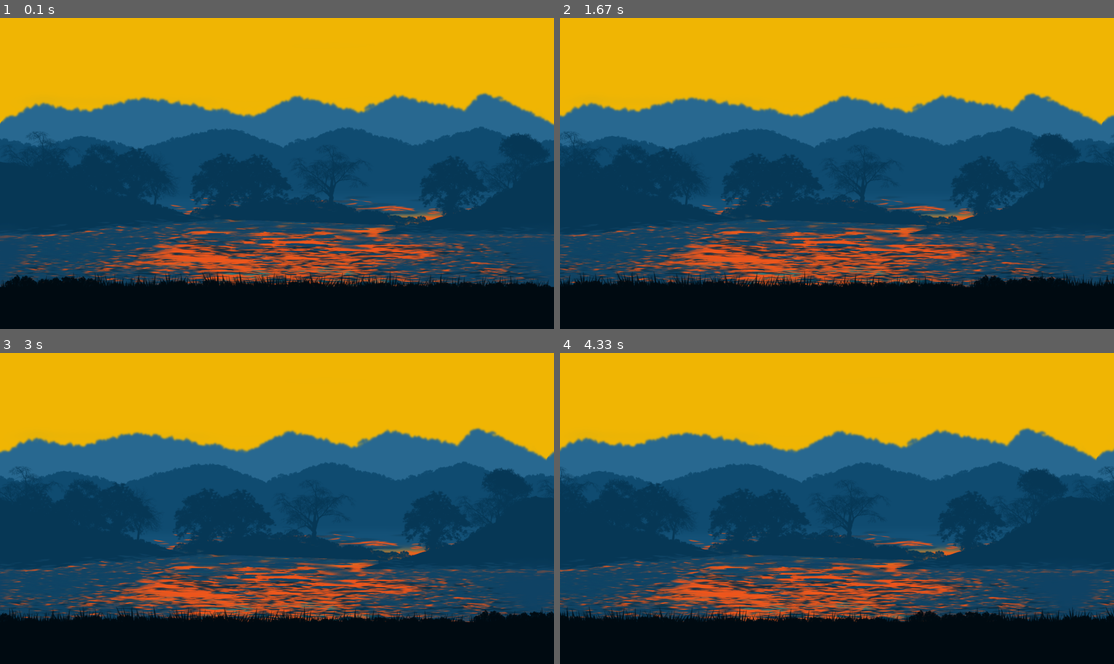
Above: before the commit, frames 1-4 (two rows, left to right).
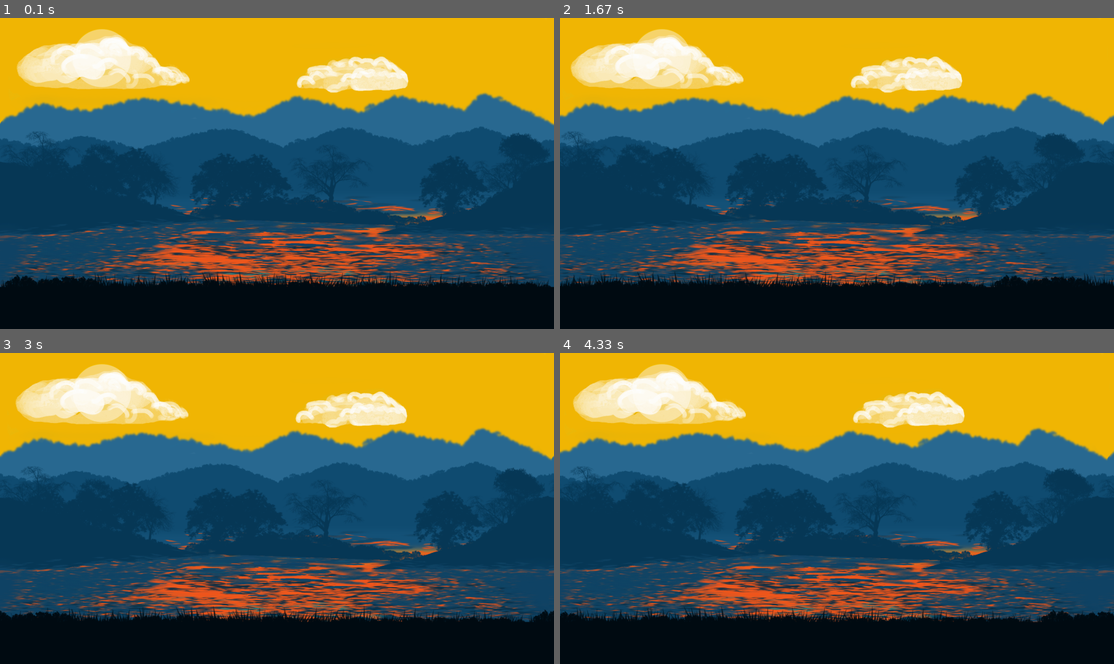
Above: after the commit, the same moments.

Repository: Club-Tony/CS50-Final.github.io
Game: pygame game, started from CS50-Final-Pygame/pygameTesting.py
The game is run twice, just before and just after one commit, with the same random seed, the same clock (stepped at 60 frames per second) and the same inputs.
Inputs:
- Up to frame 1 (0.1 s): no input
- Up to frame 2 (1.67 s): hold A 0.33-0.8 s; hold Right 0.33-0.8 s; hold Right 0.83-1.3 s; hold D from 1.33 s (still down)
- Up to frame 3 (3 s): release D at 1.8 s; hold Left 1.83-2.37 s; hold A 2.4-2.8 s; hold Right from 2.83 s (still down)
- Up to frame 4 (4.33 s): release Right at 3.47 s; hold A 3.5-3.97 s; hold Right from 4 s (still down)

The runs differ from the first frame. In frame 1, 5.7% of the frame differs, in the area x 3-74%, y 3-25%; in frame 2, 15%; in frame 3, 19%; in frame 4, 23%, in the area x 0-100%, y 3-87%.

Commit message:
before changing blits to fiddle with toggle fullscreen

Diff:
--- a/CS50-Final-Pygame/pygameTesting.py
+++ b/CS50-Final-Pygame/pygameTesting.py
@@ -1,4 +1,6 @@
+# import pygame library, also sys to allow for smooth program termination and cleanup operations
 import pygame
+import sys
 
 # initialize all pygame modules
 pygame.init()
@@ -7,22 +9,33 @@
 clock = pygame.time.Clock()
 FPS = 60
 
-# Set display size and name it (setting )
+# get display info/set default width/height of game screen
+resolution = pygame.display.Info()
+
 screen_width = 1920
 screen_height = 1080
 
+# if user resolution is lower than default, change it
+if resolution.current_w < 1920 and resolution.current_h < 1080:
+    screen_width = resolution.current_w
+    screen_height = resolution.current_h
+
+# set display, name display
 screen = pygame.display.set_mode((screen_width, screen_height))
 pygame.display.set_caption("Sunset Run")
 
+# fullscreen check variable so I can toggle between fs and windowed in game loop
+not_fullscreen = False
+
 # define game variables(scrolling)
 scroll = 0
 
 # load ground background layers so they can be set manually at different speeds (7.png, 8.png)
-ground_image_1 = pygame.image.load("C:\\Users\\Davey\\Documents\\GitHub\\CS50-Final.github.io\\CS50-Final-Pygame\\Island\\Layers\\L5.png").convert_alpha()
-
-# get ground background width and height, just getting for ground_image_1 cause 1 and 2 should be the same
-ground_width = ground_image_1.get_width()
-ground_height = ground_image_1.get_height()
+ground_image = pygame.image.load("C:\\Users\\Davey\\Documents\\GitHub\\CS50-Final.github.io\\CS50-Final-Pygame\\Island\\Layers\\L5.png").convert_alpha()
+
+# get ground background width and height
+ground_width = ground_image.get_width()
+ground_height = ground_image.get_height()
 
 # load water layers
 water_mountains = pygame.image.load("C:\\Users\\Davey\\Documents\\GitHub\\CS50-Final.github.io\\CS50-Final-Pygame\\Island\\Layers\\L3.png").convert_alpha()
@@ -32,6 +45,21 @@
 water_trees = pygame.image.load("C:\\Users\\Davey\\Documents\\GitHub\\CS50-Final.github.io\\CS50-Final-Pygame\\Island\\Layers\\L4.png").convert_alpha()
 water_trees_width = water_trees.get_width()
 water_trees_height = water_trees.get_height()
+
+# load custom L2 (clouds) note: made clouds with GIMP software to adjust transparency so it worked seamlessly
+clouds = pygame.image.load("C:\\Users\\Davey\\Documents\\GitHub\\CS50-Final.github.io\\CS50-Final-Pygame\\Island\\Layers\\L2.png").convert_alpha()
+clouds_width = clouds.get_width()
+clouds_height = clouds.get_height()
+
+# load mountains background (L1.png)
+far_mountains = pygame.image.load("C:\\Users\\Davey\\Documents\\GitHub\\CS50-Final.github.io\\CS50-Final-Pygame\\Island\\Layers\\L1.png").convert_alpha()
+far_mountains_width = far_mountains.get_width()
+far_mountains_height = far_mountains.get_height()
+
+# load sun
+sun = pygame.image.load("C:\\Users\\Davey\\Documents\\GitHub\\CS50-Final.github.io\\CS50-Final-Pygame\\Island\\Layers\\L6.png").convert_alpha()
+sun_width = sun.get_width()
+sun_height = sun.get_height()
 
 # load in background images, create list, loop, load image layers
 # blank list
@@ -55,7 +83,7 @@
 def draw_background():
     # x variable loop so images draw next to eachother
     # note: range is number of each layer being loaded, so in this case getting to 25 can be the end of game
-    for x in range(26):
+    for x in range(101):
         # set different speeds of background layers to create parallax effect,
         # scroll * speed so scroll variable will be adjusted based on speed that each image is set to
         speed = 0.5
@@ -66,19 +94,31 @@
             speed += 0.3
 
 # draw ground images onto screen, they will be moving at a different speed so doing separately
-# range of 26 since game stops scrolling further right at 25 range (36,000 pixels)
+# range of 101 since game stops scrolling further right at 100 range (192,000 pixels)
 def draw_ground():
-    for x in range(26):
-        screen.blit(ground_image_1, ((x * ground_width) - scroll * 6, 0))
+    for x in range(101):
+        screen.blit(ground_image, ((x * ground_width) - scroll * 6, 0))
 
 # draw the 2 different water images onto screen
 def draw_water_mountains():
-    for x in range (26):
+    for x in range (101):
         screen.blit(water_mountains, ((x * water_mountains_width) - scroll * 1.2, 0))
 
 def draw_water_trees():
-    for x in range (26):
+    for x in range (101):
         screen.blit(water_trees, ((x * water_trees_width) - scroll * 1.2, 0))
+
+# draw clouds and sun (edited these to scale/make transparent through gimp)
+def draw_clouds():
+    for x in range (101):
+        screen.blit(clouds, ((x * clouds_width) - scroll * 0.3, 0))
+
+def draw_sun():
+    for x in range (101):
+        screen.blit(sun, ((x * sun_width) - scroll * 0.00001, 0))
+
+# make list of loaded images to simplify transform.scale
+images_list = [far_mountains, clouds, water_mountains, water_trees, ground_image, sun]
 
 # game loop, with forever repeating while loop (when run = true)
 run = True
@@ -92,33 +132,82 @@
             run = False
 
     # enable double-buffering (for smoother rendering), start by clearing screen with white or black bg
-    # note: double buffering didn't end up fixing my issue with L2.png, but keeping it in anyway
+    # note: double buffering didn't end up fixing my image blending issue but keeping it in anyway
     screen.fill((0, 0, 0))
 
-    # draw background, water/tree/close mountains layers, and ground in game loop
+    # draw background(far mountains), clouds, water/tree/close mountains layers, and ground in game loop
     draw_background()
+    draw_sun()
+    draw_clouds()
     draw_water_mountains()
     draw_water_trees()
     draw_ground()
 
-    # keybinds, make a limit so you can only go left a certain amount (since images only properly scroll right)
+    # keybinds:
+    # make a limit so you can only go left a certain amount (since images only properly scroll right)
     # 0 for left so can't go left unless already travelled to the right a given amount
-    # 36,000 for right because this pixel count matches the set range for x of 25 (25 img layers side by side)
+    # 192,000 for right because this pixel count matches the set range for x of 100 (# of layers side-by-side)
     key = pygame.key.get_pressed()
+
+    # sprite movement controls:
     if key[pygame.K_LEFT] and scroll > 0:
         scroll -= 1.5
-    if key[pygame.K_RIGHT] and scroll < 36000:
+    if key[pygame.K_a] and scroll > 0:
+        scroll -= 1.5
+    if key[pygame.K_RIGHT] and scroll < 192000:
         scroll += 1.5
+    if key[pygame.K_d] and scroll < 192000:
+        scroll += 1.5
+
+    # system controls:
+    # quit
+    if key[pygame.K_ESCAPE]:
+        pygame.quit()
+
+    # loop with pygame.keydown so keybind will only trigger once when key is pressed
+    for event in pygame.event.get():
+        if event.type == pygame.KEYDOWN:
+
+            # pygame.key.get_mods to check the state of modifier keys, i.e. the alt keys
+            if event.key in [pygame.K_f, pygame.K_F11] or (event.key == pygame.K_RETURN and pygame.key.get_mods() & pygame.KMOD_ALT):
+
+                # toggle windowed/fullscreen
+                if not_fullscreen:
+                    screen_width = 1920 * 0.5
+                    screen_height = 1080 * 0.5
+
+                elif resolution.current_w < 1920 and resolution.current_h < 1080:
+                    screen_width = resolution.current_w
+                    screen_height = resolution.current_h
+
+                else:
+                    screen_width = 1920
+                    screen_height = 1080
+
+                # resize images with screen toggle: blank list, the for loop for load/transform/scale/append
+                resized_images = []
+                for image in images_list:
+                    resized_image = pygame.transform.scale(image, (screen_width, screen_height))
+                    resized_images.append(resized_image)
+
+                # set display mode
+                pygame.display.set_mode((screen_width, screen_height))
+
+                not_fullscreen = not not_fullscreen
 
     # update display
     pygame.display.flip()
 
-# if loop ends, game quits
+# if loop ends, game quits, sys.exit for smooth program termination and cleanup operations
 pygame.quit()
+sys.exit()
 
 
 # IDEAS (notes for me): Maybe have a bed at the end, that you can sleep in, when you wake up it's night or day
 
 # Credits:
 # Code: Anthony Davey
-# Free background layers: https://saurabhkgp.itch.io/the-island-parallax-background-platformer-side-scroller
+# Free background layers:
+# https://saurabhkgp.itch.io/the-island-parallax-background-platformer-side-scroller
+# https://opengameart.org/content/backgrounds-for-2d-platformers
+# https://www.cleanpng.com/png-real-sun-png-42776/download-png.html
Binary file changed: CS50-Final-Pygame/Island/Layers/L2.png
Binary file added: CS50-Final-Pygame/Island/Layers/L6.png
